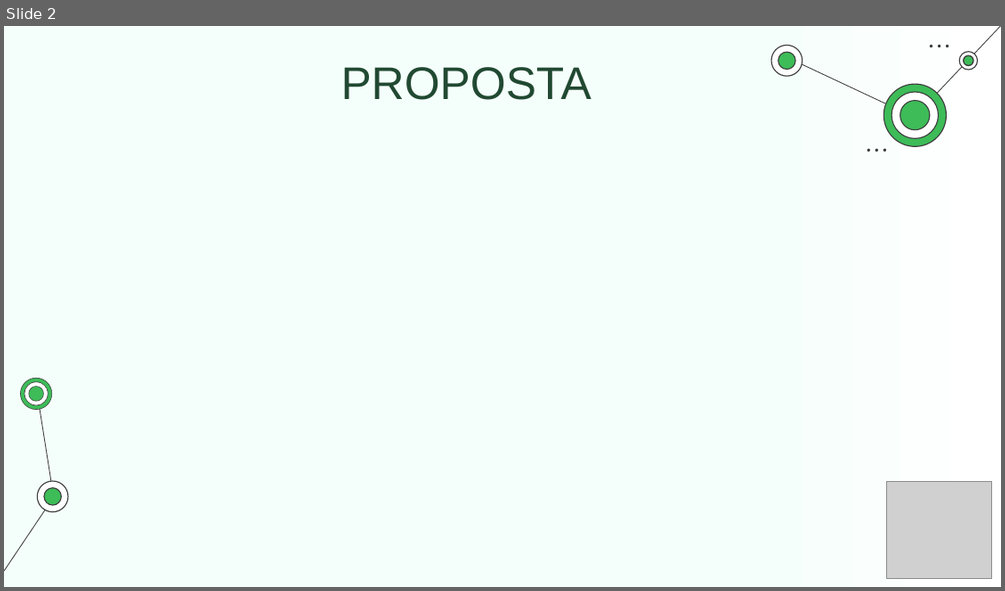
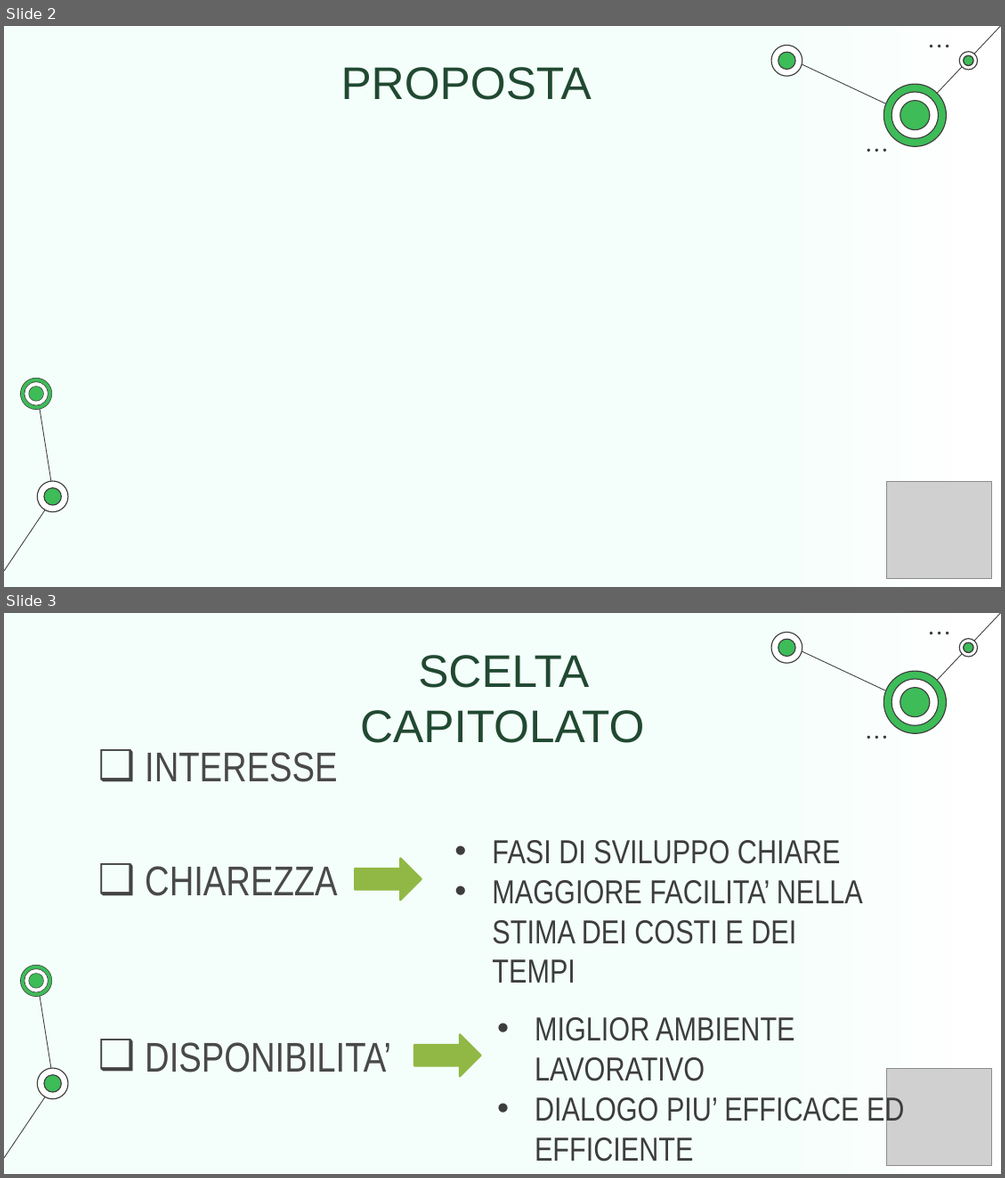
Before and after one commit to Club-Swendwich/Documenti, a slide deck: presentazioni/PresentazioneCandidatura.pptx. Shown one above the other, each under a label of ours: slide 2 before the commit, slides 2 and 3 after it. The pictures are 1005x591 and 1005x1178 pixels, drawn with LibreOffice and Linux fonts; fonts in the diff are those of the drawing; grey boxes stand for pictures. Boxes give left, top, right and bottom in pixels: in the first picture for what was removed or moved away, otherwise in the second. Text is boxed around its words. In the diff, an @@ line names an element or a change of style, - is before the commit and + after.

```diff
--- a/presentazioni/PresentazioneCandidatura.pptx
+++ b/presentazioni/PresentazioneCandidatura.pptx
@@ slide 3 added at (4,613,1001,1174), background gradient #F4FEFA to #FFFFFF; not listed: 34 template elements that a slide beside it also shows @@
@@ title added at (360,655,644,743), 44 pt, text #214932 @@
+SCELTA CAPITOLATO
@@ text added at (145,752,337,782), 40 pt, text #494949 @@
+❑ INTERESSE
@@ text added at (492,840,863,944), 32 pt, text #3D3D3D @@
+• FASI DI SVILUPPO CHIARE
+• MAGGIORE FACILITA’ NELLA STIMA DEI COSTI E DEI TEMPI
@@ text added at (145,866,337,896), 40 pt, text #494949 @@
+❑ CHIAREZZA
@@ right arrow added at (355,859,421,900), fill #91B844, outline #91B844 2 pt @@
@@ right arrow added at (414,1035,481,1077), fill #91B844, outline #91B844 2 pt @@
@@ text added at (534,1017,904,1161), 32 pt, text #3D3D3D @@
+• MIGLIOR AMBIENTE LAVORATIVO
+• DIALOGO PIU’ EFFICACE ED EFFICIENTE
@@ text added at (145,1042,391,1072), 40 pt, text #494949 @@
+❑ DISPONIBILITA’
@@ picture added at (887,1069,992,1166) @@
```
Also in this commit, not shown: 2 slides changed, 3 other slides added, 2 slides removed.
